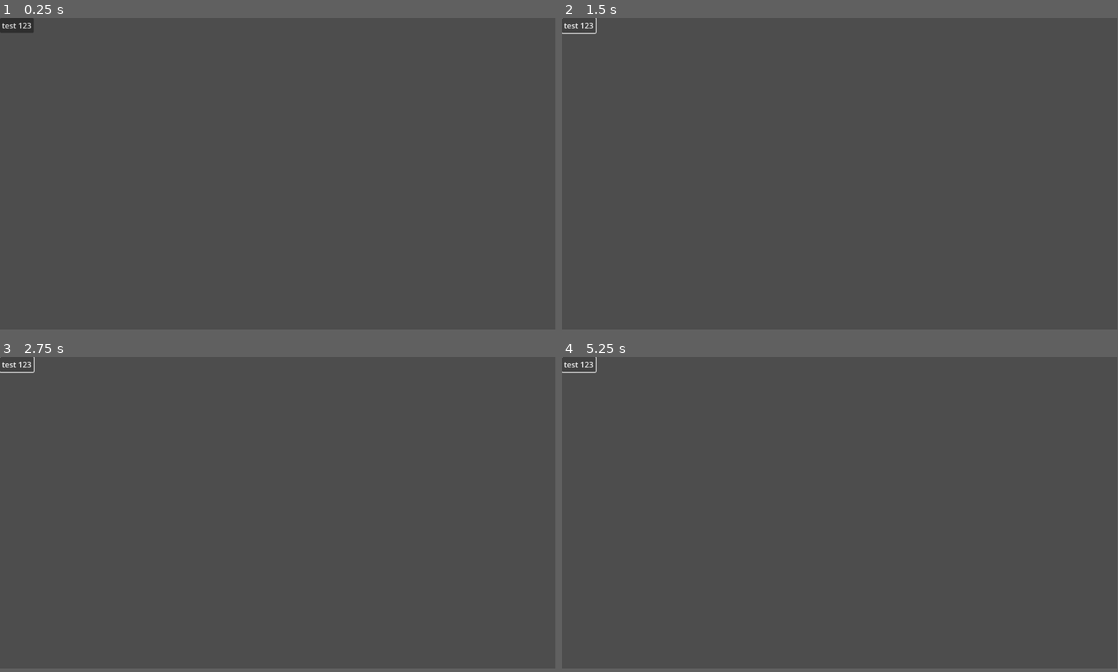
Above: before the commit, frames 1-4 (two rows, left to right).
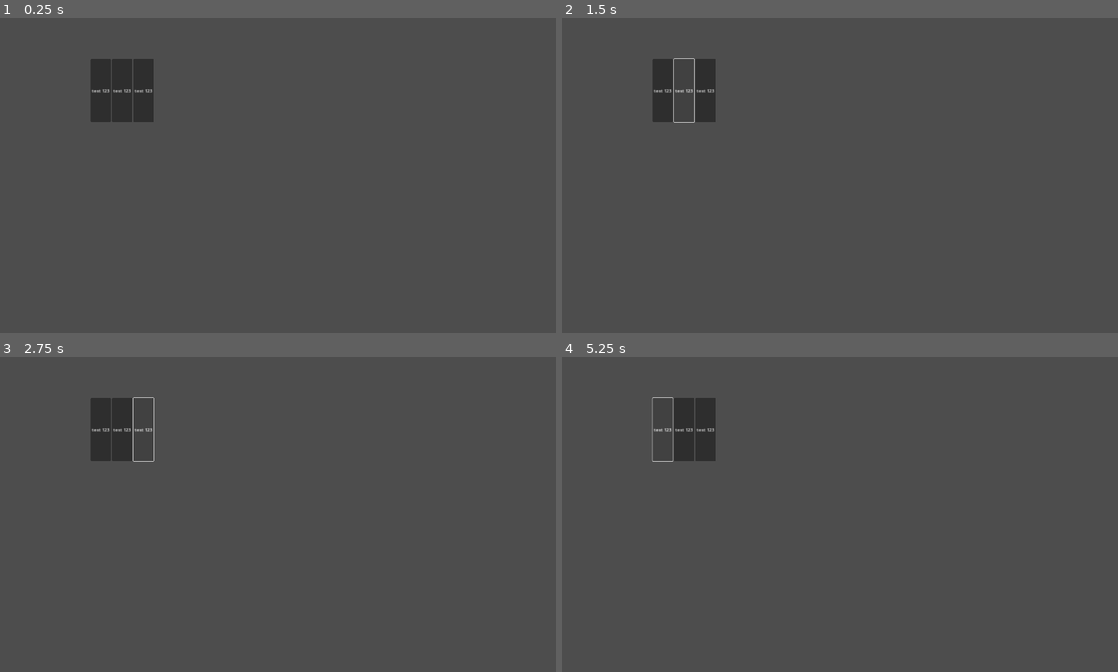
Above: after the commit, the same moments.

Repository: BujarMuharemi/game-jam-7
Game: Godot game, scene res://main_scene/main_scene.tscn
Same seed, same stepped clock (60 frames per second), same inputs: the game is played once before the commit and once after it.
Inputs:
- Up to frame 1 (0.25 s): no input
- Up to frame 2 (1.5 s): click "test 123" at 0.5 s; click "test 123" at 1.25 s
- Up to frame 3 (2.75 s): click "test 123" at 2 s
- Up to frame 4 (5.25 s): click "test 123" at 2.75 s; click "test 123" at 3.5 s; click "test 123" at 4.25 s; click "test 123" at 5 s
The window is 799x449 before the commit and 800x454 after it. Grey fills any space a smaller window leaves; there, only what the larger window draws over its background counts as a difference.

The runs differ from the first frame. In frame 1, 2.3% of the frame differs, in the area x 0-28%, y 0-34%; in frame 2, 1.6%; in frame 3, 1.6%; in frame 4, 1.6%.

Commit message:
added correct project settings for the resolution

Diff:
--- a/main_scene/main_scene.tscn
+++ b/main_scene/main_scene.tscn
@@ -2,7 +2,24 @@
 
 [node name="MainScene" type="Node2D"]
 
-[node name="Button" type="Button" parent="."]
-offset_right = 8.0
-offset_bottom = 8.0
+[node name="AspectRatioContainer" type="AspectRatioContainer" parent="."]
+offset_left = 311.0
+offset_top = 231.0
+offset_right = 529.0
+offset_bottom = 271.0
+stretch_mode = 0
+
+[node name="HBoxContainer" type="HBoxContainer" parent="AspectRatioContainer"]
+layout_mode = 2
+
+[node name="Button" type="Button" parent="AspectRatioContainer/HBoxContainer"]
+layout_mode = 2
 text = "test 123"
+
+[node name="Button2" type="Button" parent="AspectRatioContainer/HBoxContainer"]
+layout_mode = 2
+text = "test 123"
+
+[node name="Button3" type="Button" parent="AspectRatioContainer/HBoxContainer"]
+layout_mode = 2
+text = "test 123"
--- a/project.godot
+++ b/project.godot
@@ -13,7 +13,13 @@
 config/name="Game-jam-7"
 run/main_scene="res://main_scene/main_scene.tscn"
 config/features=PackedStringArray("4.1", "GL Compatibility")
-config/icon="res://icon.svg"
+
+[display]
+
+window/size/viewport_width=1920
+window/size/viewport_height=1090
+window/stretch/mode="canvas_items"
+window/stretch/aspect="keep_width"
 
 [rendering]
 
Not shown, changed: README.md
